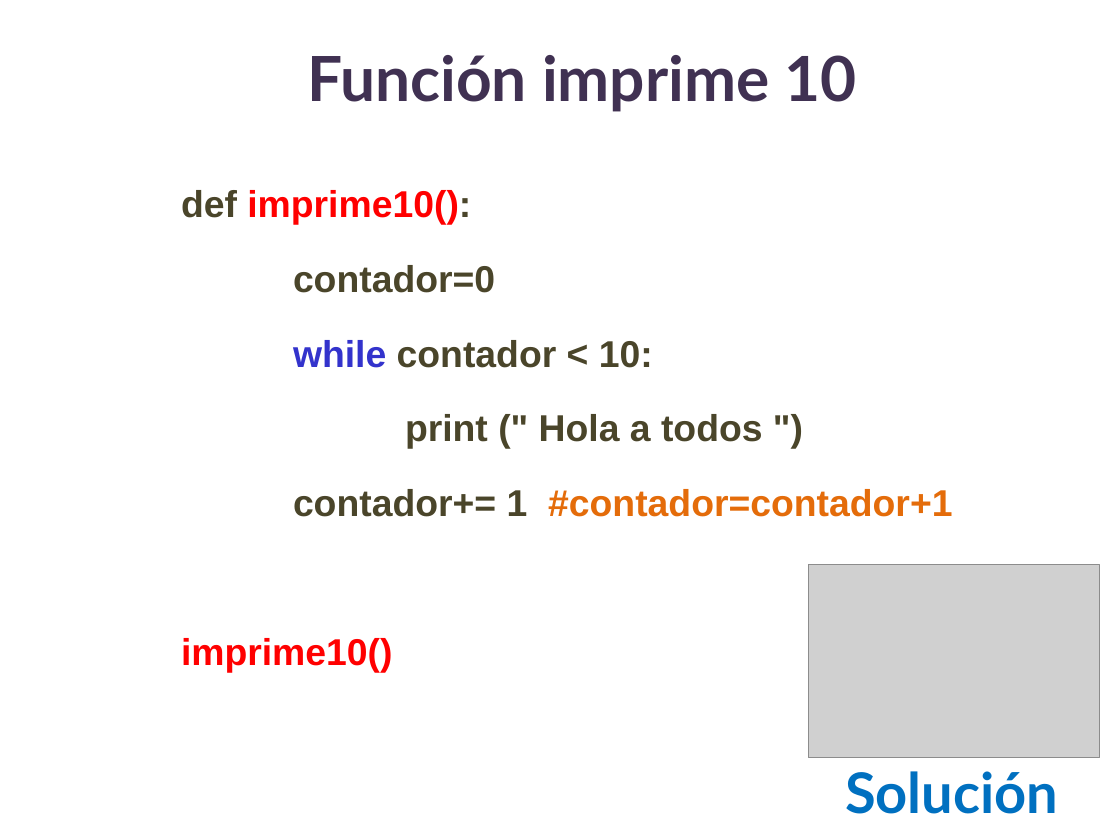
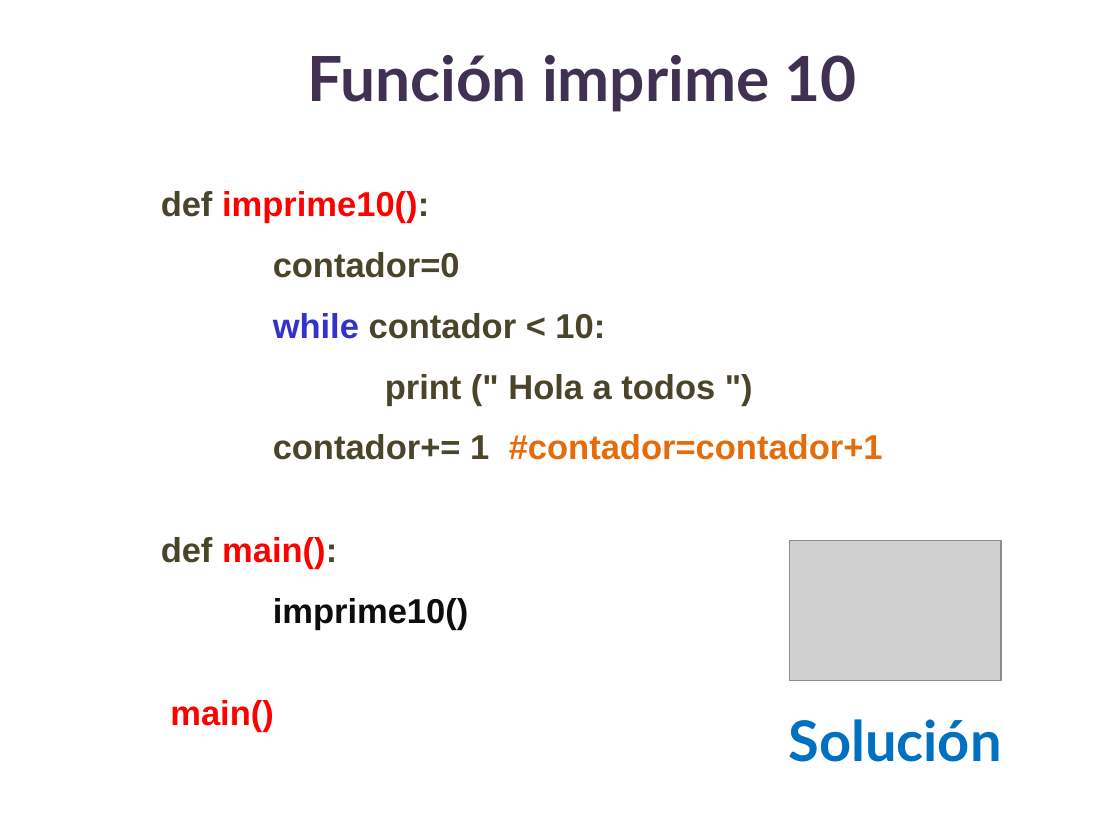
Before and after one commit to lizetheP/PensamientoC, a slide deck: slide 46 of CalendarioAgo20L/presentaciones/7_While.pptx. Drawn at 1120x840 pixels with LibreOffice and Linux fonts; fonts in the diff are those of the drawing; grey boxes stand for pictures. Boxes give left, top, right and bottom in pixels: in the first picture for what was removed or moved away, otherwise in the second. Text is boxed around its words. In the diff, an @@ line names an element or a change of style, - is before the commit and + after.

```diff
--- a/CalendarioAgo20L/presentaciones/7_While.pptx
+++ b/CalendarioAgo20L/presentaciones/7_While.pptx
@@ text "def imprime10():": place and size @@
-text "def imprime10():" at (181, 190, 952, 673)
+text "def imprime10():" at (161, 191, 883, 732)
@@ text at (161, 191, 883, 630): size 24 to 22.2 pt in "def imprime10():", "contador=0", "while contador < 10:", "print (" Hola a todos ")" and 2 more places; text colour #FF0000 to #0D0D0D in "imprime10()"; line spacing 1.5 to 1.3 @@
@@ text at (161, 537, 337, 569): paragraph added @@
+def main():
@@ picture: place and size @@
-picture at (809, 564, 1100, 757)
+picture at (790, 541, 1001, 681)
@@ text at (170, 700, 274, 732): paragraph added @@
+main()
@@ text "Solución": place and size @@
-text "Solución" at (845, 771, 1058, 814)
+text "Solución" at (788, 719, 1001, 762)
```
Also in this commit, not shown: 1 other slide changed, 1 slide added, 1 slide removed, 1 other file.
